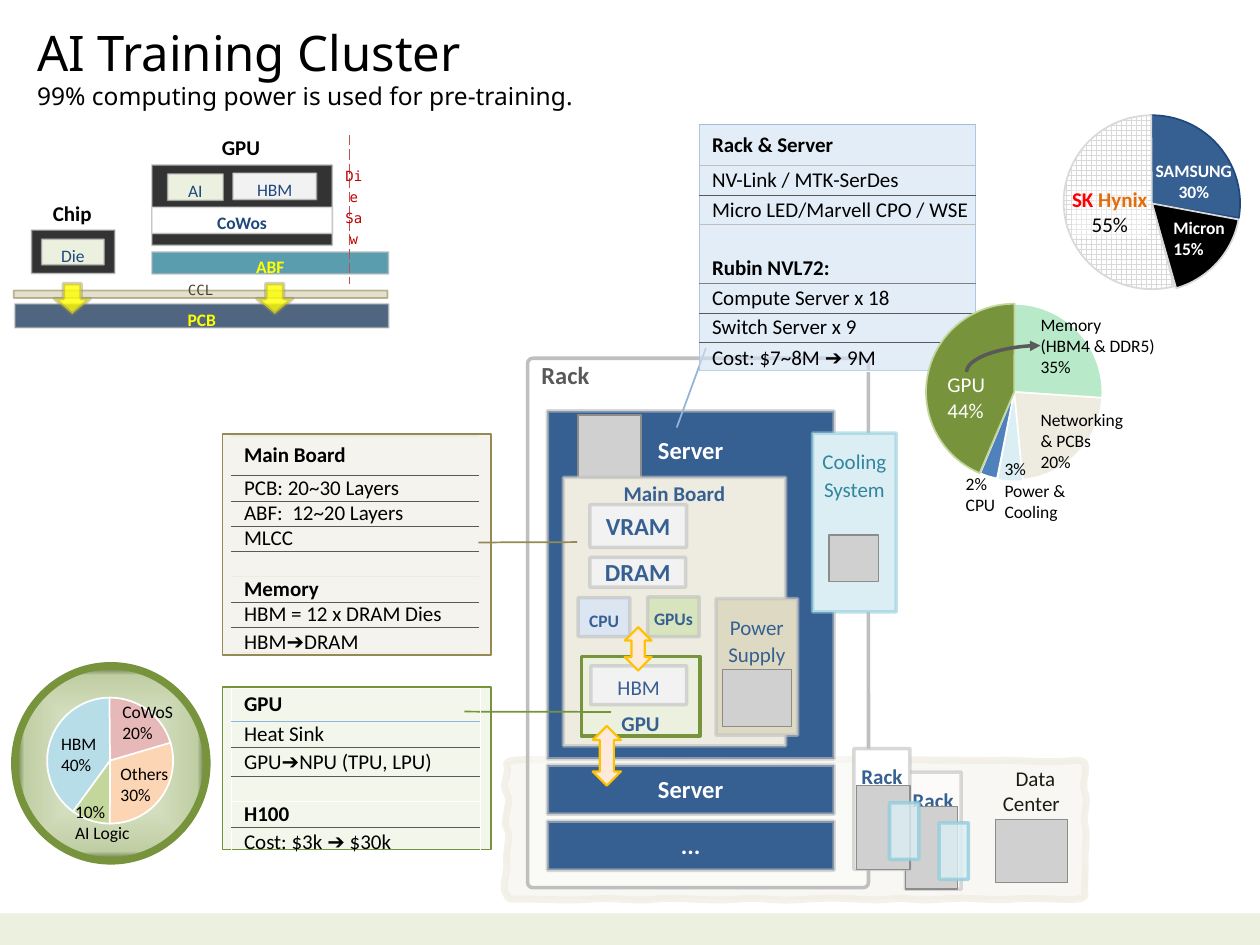
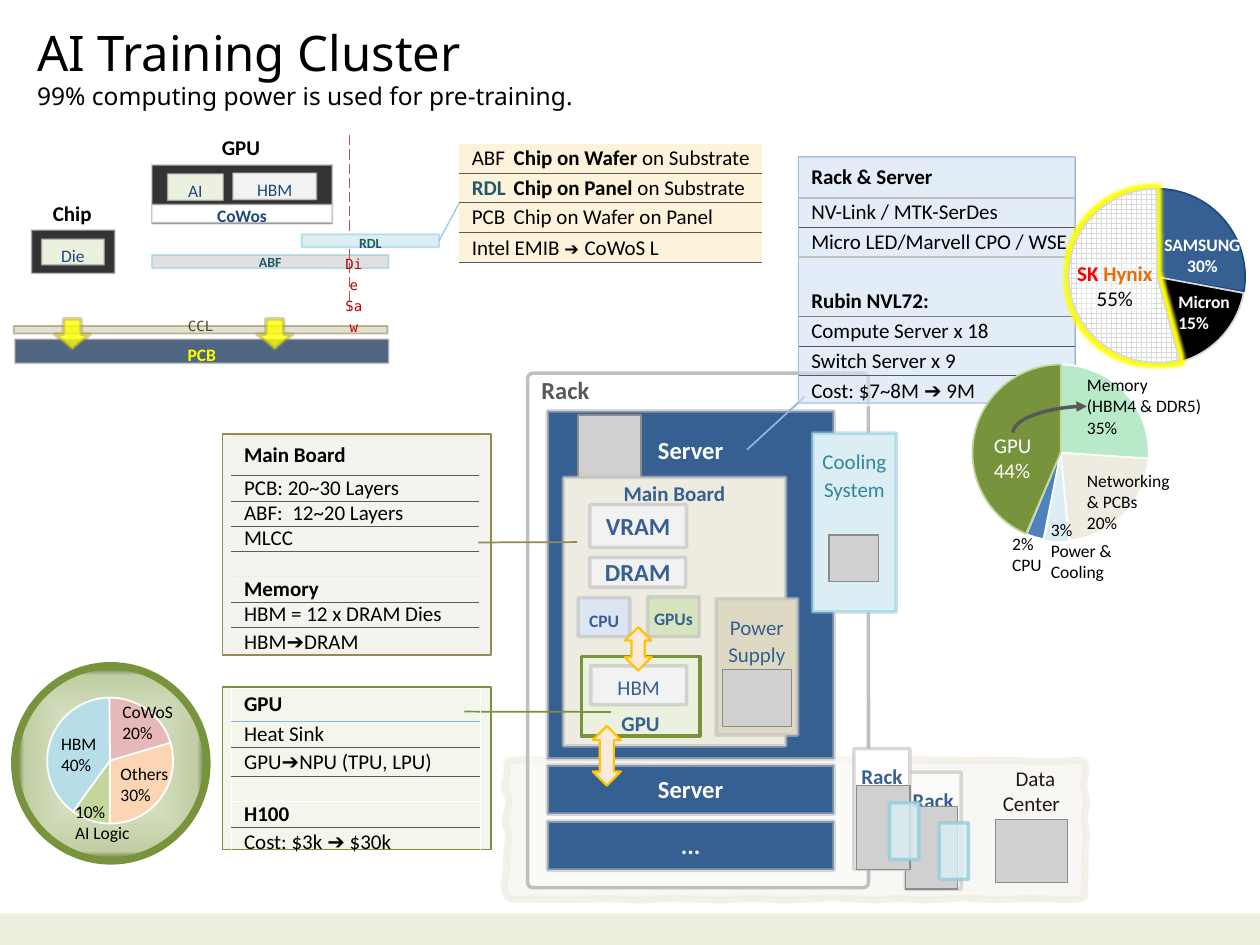
Before and after one commit to navibator/crazy-ai, a slide deck: slide 19 of ai.pptx. Drawn at 1260x945 pixels with LibreOffice and Linux fonts; fonts in the diff are those of the drawing; grey boxes stand for pictures. Boxes give left, top, right and bottom in pixels: in the first picture for what was removed or moved away, otherwise in the second. Text is boxed around its words. In the diff, an @@ line names an element or a change of style, - is before the commit and + after.

Commit message:
HW

```diff
--- a/ai.pptx
+++ b/ai.pptx
@@ line moved from (349, 135) - (349, 284) to (349, 135) - (349, 311) @@
@@ table added at [459,144,761,262], 4 rows, 2 columns @@
+ABF | Chip on Wafer on Substrate
+RDL | Chip on Panel on Substrate
+PCB | Chip on Wafer on Panel
+Intel EMIB ➔ CoWoS L | 
@@ rectangle: place and size @@
-rectangle at [152,165,333,246]
+rectangle at [152,165,333,224]
@@ table: place and size @@
-table at [699,125,975,372]
+table at [799,156,1075,406]
@@ border callout: place and size @@
-border callout at [699,125,975,370]
+border callout at [799,158,1075,403]
@@ border callout at [799,158,1075,403]: proportions changed @@
@@ rectangle "CoWos": place and size @@
-rectangle "CoWos" at [152,207,333,233]
+rectangle "CoWos" at [152,204,333,223]
@@ line added from (440, 241) to (459, 203), #93CDDD 0.75 pt @@
@@ 3 pie slice (boxed as its full ellipse)s, 1 rectangle, 1 text: place and size @@
-3 pie slice (boxed as its full ellipse)s, 1 rectangle, 1 text at [1063,116,1240,292]
+3 pie slice (boxed as its full ellipse)s, 1 rectangle, 1 text at [1068,189,1245,365]
@@ rectangle added at [301,234,438,247], fill #DBEEF4, outline #93CDDD 1 pt, 8 pt, text #215968, bold @@
+RDL
@@ text "SAMSUNG": place and size @@
-text "SAMSUNG" at [1156,163,1232,198]
+text "SAMSUNG" at [1164,237,1240,272]
@@ rectangle "ABF": place and size @@
-rectangle "ABF" at [152,252,389,275]
+rectangle "ABF" at [152,255,389,268]
@@ rectangle "ABF" at [152,255,389,268]: size 10 to 8 pt, text colour #FFFF00 to #215968; line spacing 16pt to 10pt; fill #31859C at 80% opacity to #D9D9D9 at 80% opacity; outline #BFBFBF 1 pt to #93CDDD 1 pt @@
@@ text "Die": place and size @@
-text "Die" at [343,185,365,226]
+text "Die" at [343,273,365,314]
@@ 2 rectangles, 2 down arrows: place and size @@
-2 rectangles, 2 down arrows at [14,284,389,328]
+2 rectangles, 2 down arrows at [14,319,389,363]
@@ rounded rectangle "Rack": place and size @@
-rounded rectangle "Rack" at [528,358,869,887]
+rounded rectangle "Rack" at [528,373,869,887]
@@ 5 texts, 5 pie slice (boxed as its full ellipse)s, 1 curved arrow: place and size @@
-5 texts, 5 pie slice (boxed as its full ellipse)s, 1 curved arrow at [926,304,1155,521]
+5 texts, 5 pie slice (boxed as its full ellipse)s, 1 curved arrow at [973,364,1201,581]
```
